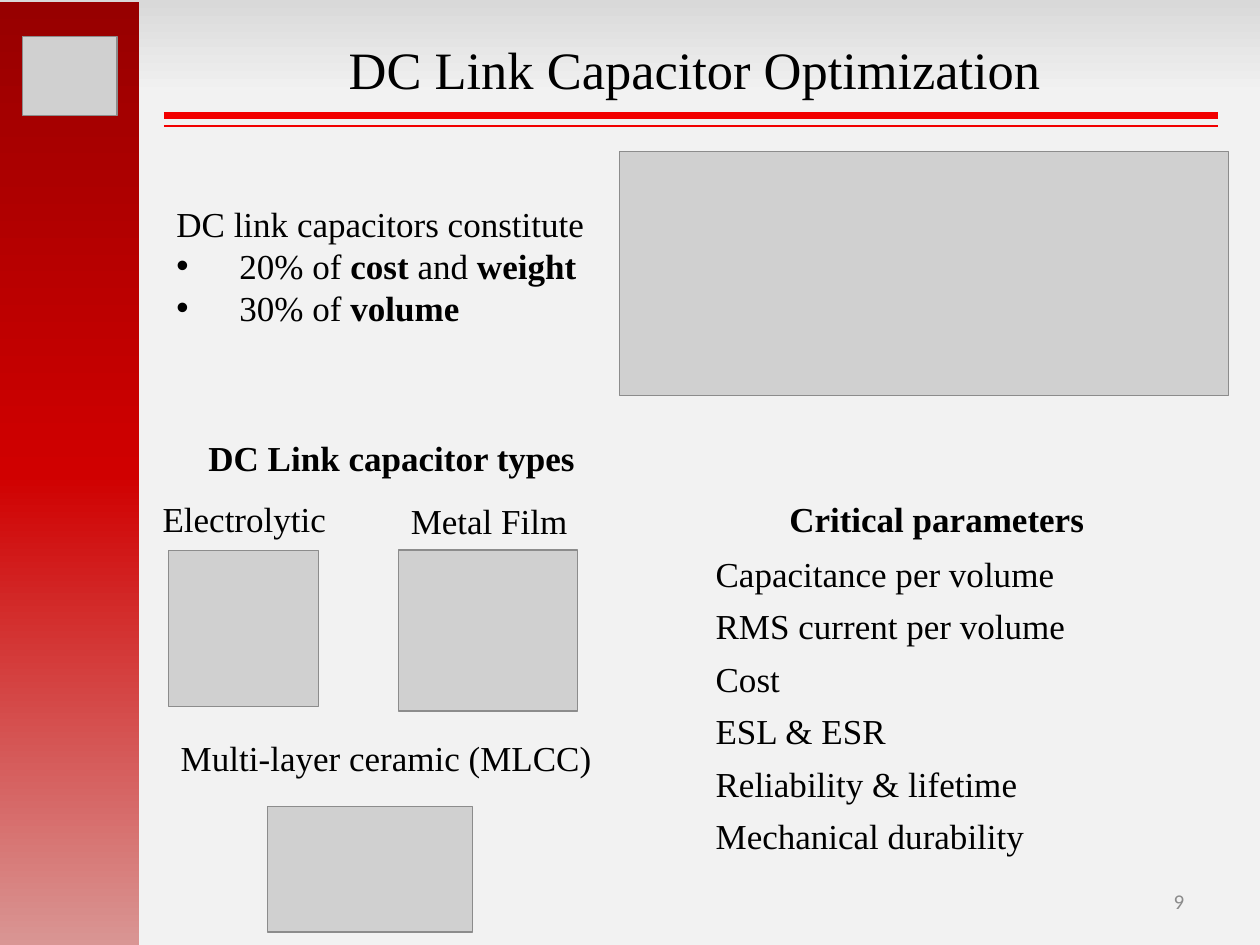
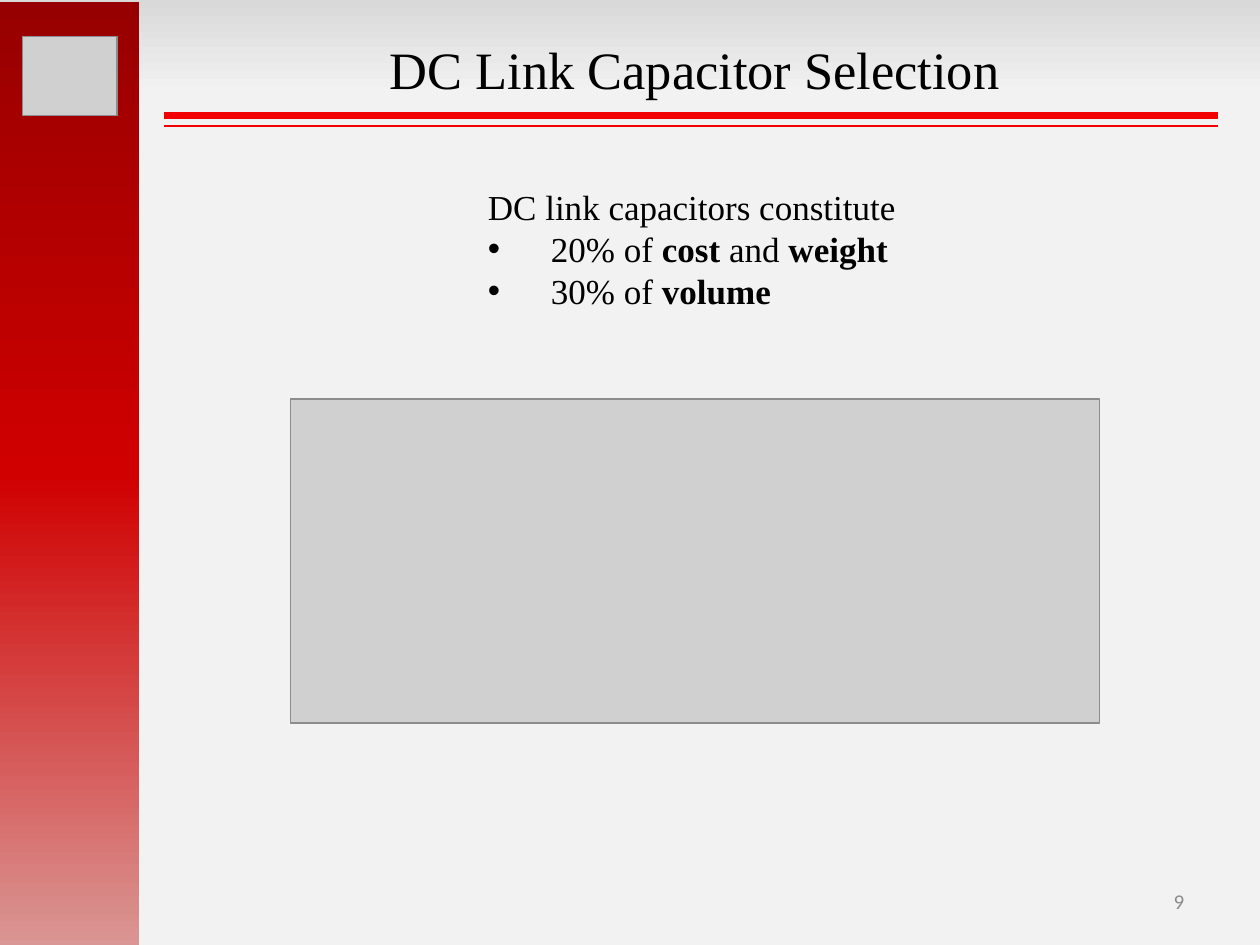
Before and after one commit to hakanpolat/IMMD, a slide deck: slide 9 of GRW2017/sunum/GRW2017_MesutUğur.pptx. Drawn at 1260x945 pixels with LibreOffice and Linux fonts; fonts in the diff are those of the drawing; grey boxes stand for pictures. Boxes give left, top, right and bottom in pixels: in the first picture for what was removed or moved away, otherwise in the second. Text is boxed around its words. In the diff, an @@ line names an element or a change of style, - is before the commit and + after.

```diff
--- a/GRW2017/sunum/GRW2017_MesutUğur.pptx
+++ b/GRW2017/sunum/GRW2017_MesutUğur.pptx
@@ text at [390, 52, 999, 100]: text changed @@
-DC Link Capacitor Optimization
+DC Link Capacitor Selection
@@ text "DC link capacitors constitute": place and size @@
-text "DC link capacitors constitute" at [176, 212, 584, 322]
+text "DC link capacitors constitute" at [488, 195, 895, 305]
@@ picture: place and size @@
-picture at [620, 152, 1228, 397]
+picture at [291, 399, 1100, 723]
@@ text removed at [208, 446, 575, 479] @@
-DC Link capacitor types
@@ text removed at [163, 507, 326, 539] @@
-Electrolytic
@@ text removed at [411, 509, 567, 535] @@
-Metal Film
@@ text removed at [789, 507, 1084, 539] @@
-Critical parameters
@@ picture removed at [169, 551, 319, 707] @@
@@ picture removed at [398, 551, 577, 712] @@
@@ text removed at [716, 562, 1065, 857] @@
-Capacitance per volume
-RMS current per volume
-Cost
-ESL & ESR
-Reliability & lifetime
-Mechanical durability
@@ text removed at [181, 746, 592, 779] @@
-Multi-layer ceramic (MLCC)
@@ picture removed at [267, 806, 472, 932] @@
```
Also in this commit, not shown: 10 other slides changed, 4 slides added, 3 slides removed, 2 other files.
